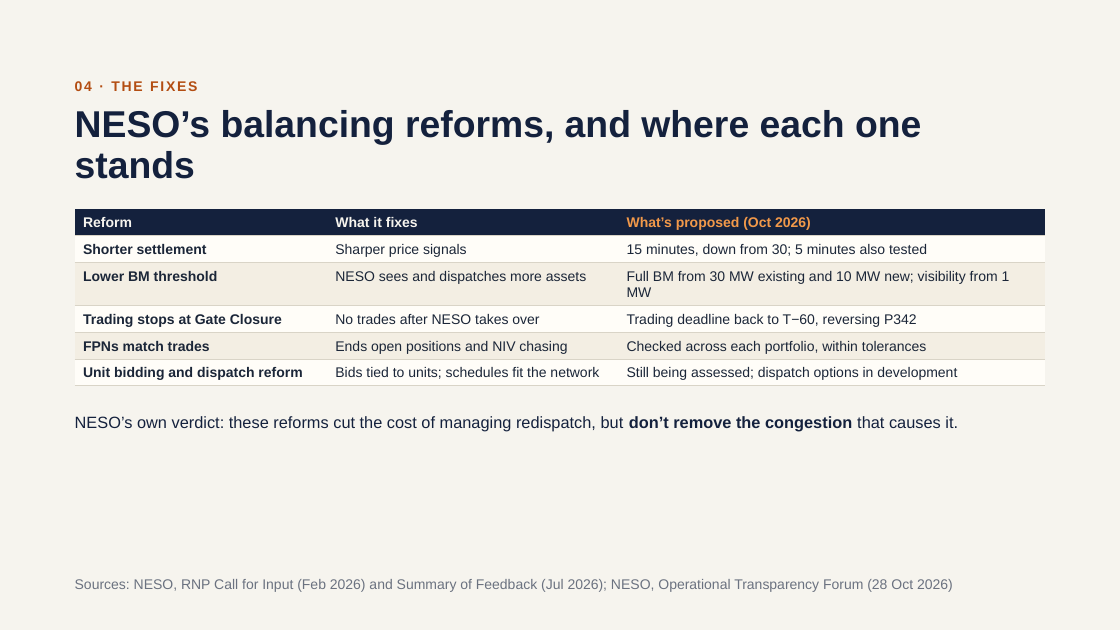
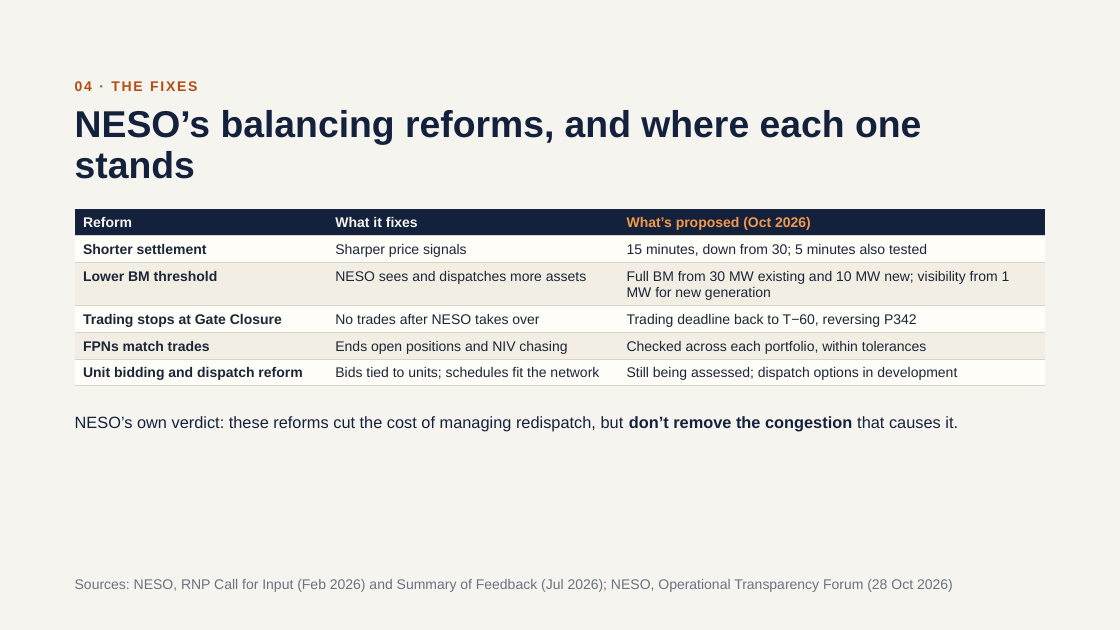
Before and after one commit to literallymatt/balancing, a slide deck: slide 11 of deck/balancing-the-grid.pptx. Drawn at 1120x630 pixels with LibreOffice and Linux fonts; fonts in the diff are those of the drawing. Boxes give left, top, right and bottom in pixels: in the first picture for what was removed or moved away, otherwise in the second. Text is boxed around its words. In the diff, an @@ line names an element or a change of style, - is before the commit and + after.

```diff
--- a/deck/balancing-the-grid.pptx
+++ b/deck/balancing-the-grid.pptx
@@ table at (x1=75, y1=209, x2=1045, y2=384) @@
-row 3, column 3: Full BM from 30 MW existing and 10 MW new; visibility from 1 MW
+row 3, column 3: Full BM from 30 MW existing and 10 MW new; visibility from 1 MW for new generation
```
Also in this commit, not shown: 8 other slides changed, 32 other files.
